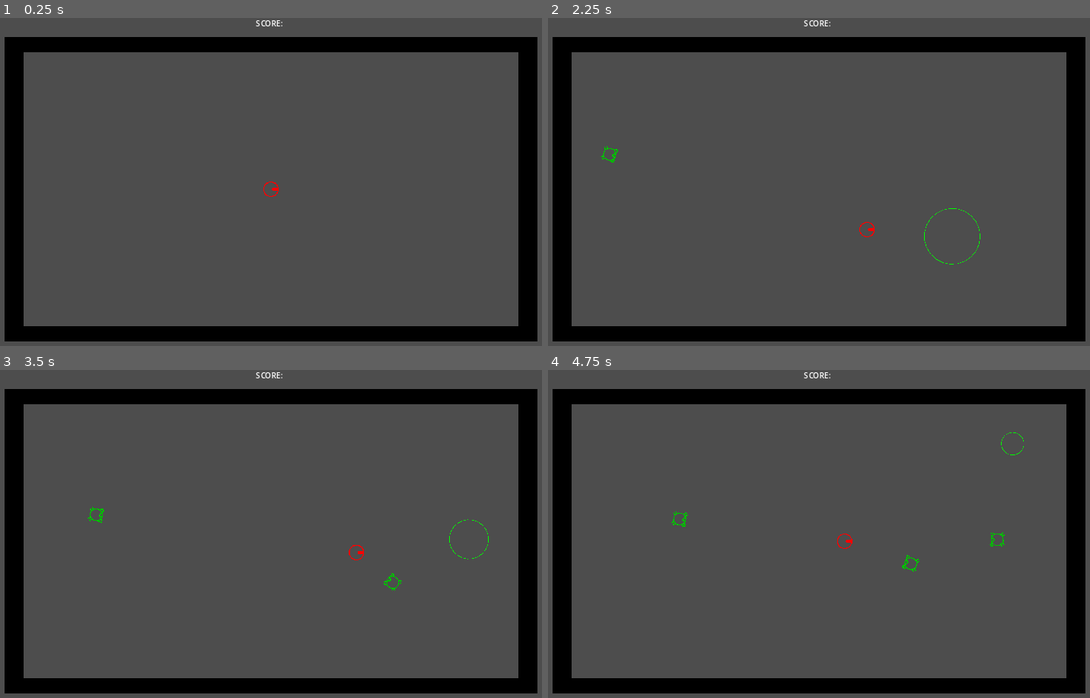
Above: before the commit, frames 1-4 (two rows, left to right).
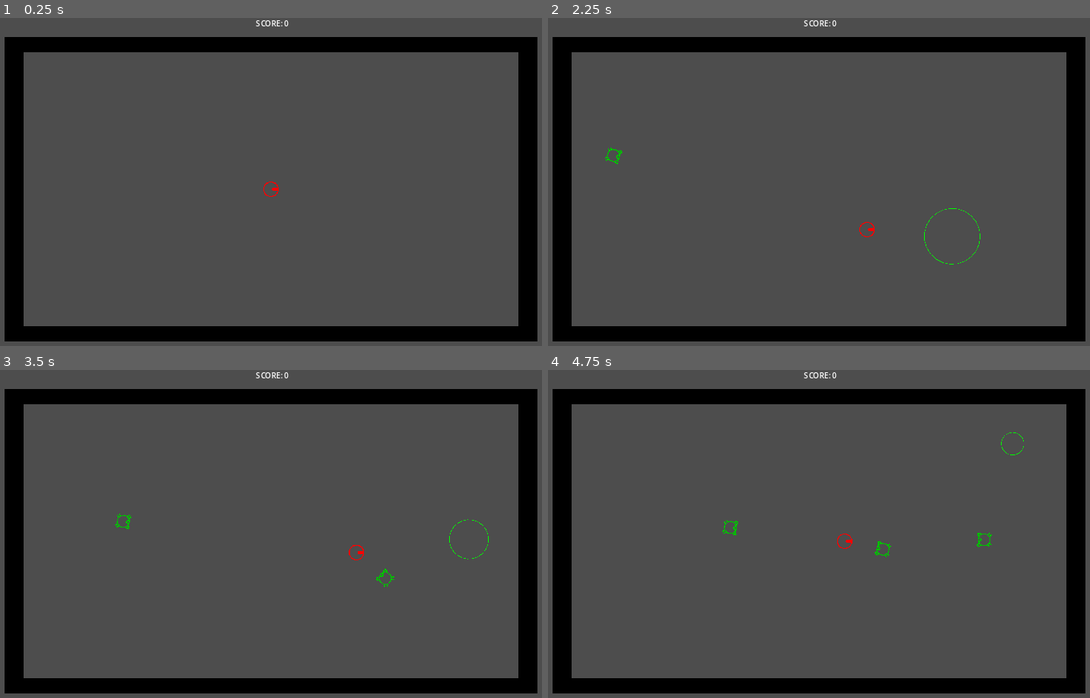
Above: after the commit, the same moments.

Repository: captaindecoy/maze
Game: Godot game, scene res://scenes/game.tscn
Two runs of this game, one before a commit and one after it. Both use one fixed random seed, a clock stepped at 60 frames per second and the inputs below.
Inputs (mouse positions are in pixels of both pictures, inside the frame that each line leads up to):
- Up to frame 1 (0.25 s): no input
- Up to frame 2 (2.25 s): tap Enter at 0.5 s; move the mouse to (954, 172) at 0.52 s; hold Right (move_right) 0.53-1.28 s; click (954, 172) at 0.67 s; move the mouse to (699, 204) at 1.27 s; hold Down (move_down) 1.28-2.03 s; move the mouse to (878, 113) at 2.02 s; hold Right (move_right) from 2.03 s (still down)
- Up to frame 3 (3.5 s): move the mouse to (238, 609) at 2.77 s; release Right (move_right) at 2.78 s; hold Up (move_up) from 2.78 s (still down); click (238, 609) at 2.92 s
- Up to frame 4 (4.75 s): move the mouse to (1003, 593) at 3.52 s; release Up (move_up) at 3.53 s; hold Left (move_left) from 3.53 s (still down); move the mouse to (634, 491) at 4.27 s

The runs differ from the first frame. In frame 1, less than 0.1% of the frame differs, in the area x 52-54%, y 0-3%; in frame 2, less than 0.1%; in frame 3, 0.2%; in frame 4, 0.3%, in the area x 22-85%, y 0-62%.

Commit message:
- Increased player and baddie speeds a little bit - Set up signal to increase score in a better way - Experimented with making game class (related to signal setup)

Diff:
--- a/scenes/game.tscn
+++ b/scenes/game.tscn
@@ -80,4 +80,3 @@
 offset_top = -200.0
 offset_right = 316.0
 offset_bottom = -174.0
-text = "SCORE: "
--- a/scripts/Player.gd
+++ b/scripts/Player.gd
@@ -1,6 +1,6 @@
 extends CharacterBody2D
 
-@export var speed = 200
+@export var speed = 250
 @export var friction = 0.01
 @export var acceleration = 0.1
 var fire_rate = 10
--- a/scripts/Spawner.gd
+++ b/scripts/Spawner.gd
@@ -2,6 +2,7 @@
 
 var baddie01_scene = preload("res://scenes/baddie_01.tscn")
 var timer: float = 1.0
+
 # Called when the node enters the scene tree for the first time.
 func _ready():
 	pass # Replace with function body.
@@ -21,5 +22,6 @@
 		instance.position = Vector2(randi_range(-170, 760),randi_range(-64, 364))
 		#instance.PlayerNodePath = get_node("Player")
 		owner.add_child(instance)
+		instance.died.connect(owner._on_baddie01_died)
 		timer = 1.0
 	pass
--- a/scripts/baddie_01.gd
+++ b/scripts/baddie_01.gd
@@ -1,17 +1,17 @@
 extends Area2D
 
 @export var PlayerNodePath : NodePath
-@export var speed: int = 60
+@export var speed: int = 100
 @onready var player = $"../Player"
-var score
 var state : int
 var timer: float = 1.0
 
 enum states {SPAWNING, CHASING}
 
+signal died
+
 func _ready():
 	#player = $"../Player"
-	score = $"../Label"
 	state = states.SPAWNING
 	$Sprite2D.visible = false
 	$CollisionShape2D.disabled = true
@@ -39,7 +39,8 @@
 				position += transform.x * speed * delta
 
 func die():
-	score.text = "10"
+	#score.text = "10"
+	died.emit()
 	queue_free()
 
 
--- a/scripts/bullet.gd
+++ b/scripts/bullet.gd
@@ -12,8 +12,8 @@
 
 func _on_body_entered(body):
 	#print(body.name)
-	if body.name == "Baddie01":
-		body.die()
+	#if body.name == "Baddie01":
+	#	body.die()
 	queue_free()
 
 
--- a/scripts/game.gd
+++ b/scripts/game.gd
@@ -1,7 +1,12 @@
 extends Node2D
+
+class_name Game
+
+var score : int = 0
 
 # Called when the node enters the scene tree for the first time.
 func _ready():
+	$Label.text = "SCORE: " + str(score)
 	pass # Replace with function body.
 
 
@@ -10,3 +15,9 @@
 	if Input.is_action_just_pressed("pause"):
 		get_tree().paused = !(get_tree().paused)
 	pass
+
+func _on_baddie01_died():
+	print("signal captured!")
+	score += 10
+	$Label.text = "SCORE: " + str(score)
+	pass
